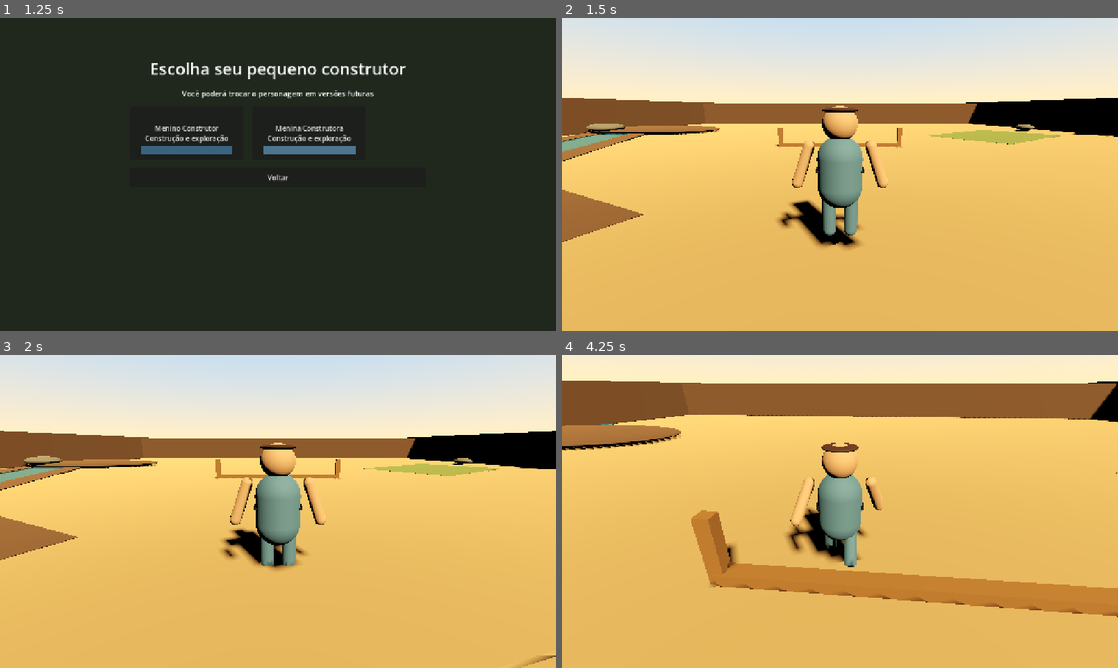
Above: before the commit, frames 1-4 (two rows, left to right).
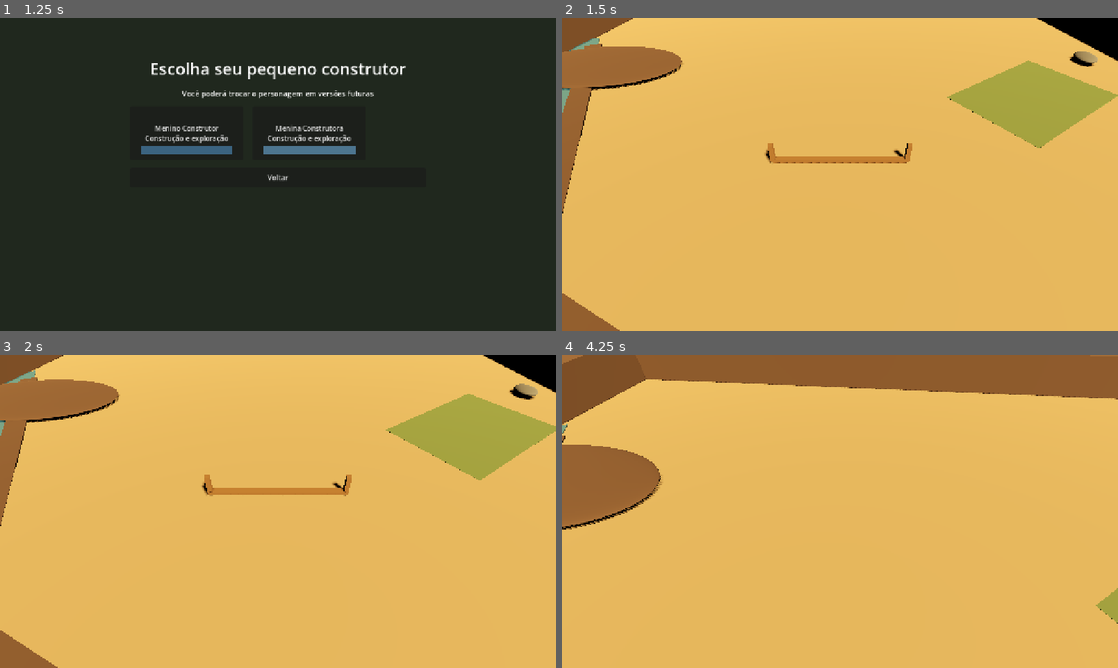
Above: after the commit, the same moments.

Repository: Luizgjunior/pequenosconstrutores
Game: Godot game, scene res://scenes/Main.tscn
The game is run twice, just before and just after one commit, with the same random seed, the same clock (stepped at 60 frames per second) and the same inputs.
Inputs (mouse positions are in pixels of both pictures, inside the frame that each line leads up to):
- Up to frame 1 (1.25 s): click "Novo Jogo" at 0.5 s
- Up to frame 2 (1.5 s): click "Menina Construtora Construção…" at 1.25 s
- Up to frame 3 (2 s): no input
- Up to frame 4 (4.25 s): tap Enter at 2 s; move the mouse to (867, 511) at 2.02 s; hold W (move_forward) from 2.03 s (still down); tap Space (jump) at 2.27, 3.02 s; move the mouse to (812, 511) at 2.77 s; move the mouse to (851, 505) at 3.52 s

Frame 1 is identical in both runs. In frame 2, 47% of the frame differs, in the area x 0-100%, y 0-100%; in frame 3, 46%; in frame 4, 35%.

Commit message:
Ajusta câmera para visão superior inclinada

Diff:
--- a/scenes/player/Player.tscn
+++ b/scenes/player/Player.tscn
@@ -112,9 +112,9 @@
 mesh = SubResource("BoxMesh_accessory")
 
 [node name="CameraPivot" type="Node3D" parent="."]
-transform = Transform3D(1, 0, 0, 0, 1, 0, 0, 0, 1, 0, 1.45, 0)
+transform = Transform3D(1, 0, 0, 0, 0.707107, -0.707107, 0, 0.707107, 0.707107, 0, 1.8, 0)
 
 [node name="Camera3D" type="Camera3D" parent="CameraPivot"]
-transform = Transform3D(1, 0, 0, 0, 0.965926, 0.258819, 0, -0.258819, 0.965926, 0, 0.35, 3.4)
+transform = Transform3D(1, 0, 0, 0, 1, 0, 0, 0, 1, 0, 5, 6)
 current = true
-fov = 65.0
+fov = 55.0
--- a/scripts/player/PlayerController.gd
+++ b/scripts/player/PlayerController.gd
@@ -4,8 +4,7 @@
 @export var move_speed := 5.0
 @export var jump_velocity := 5.0
 @export var mouse_sensitivity := 0.0025
-@export var min_camera_pitch := -55.0
-@export var max_camera_pitch := 35.0
+@export var fixed_camera_pitch_degrees := -45.0
 
 @onready var camera_pivot: Node3D = $CameraPivot
 @onready var body_mesh: MeshInstance3D = $VisualRoot/Body
@@ -22,7 +21,6 @@
 @onready var accessory_root: Node3D = $VisualRoot/Accessories
 
 var gravity: float = ProjectSettings.get_setting("physics/3d/default_gravity")
-var camera_pitch := 0.0
 var mouse_is_captured := true
 var raw_movement_input := Vector2.ZERO
 var walk_time := 0.0
@@ -36,6 +34,7 @@
 	_ensure_default_input_actions()
 	_store_default_limb_pose()
 	_apply_selected_character()
+	_apply_camera_pitch()
 	_capture_mouse()
 	print("Player carregado: WASD move, Espaço pula, ESC alterna o mouse.")
 
@@ -52,7 +51,7 @@
 		return
 
 	if mouse_is_captured and event is InputEventMouseMotion:
-		_update_camera_rotation(event.relative)
+		_update_horizontal_rotation(event.relative)
 
 
 func _physics_process(delta: float) -> void:
@@ -148,14 +147,12 @@
 	return ((right * input_vector.x) + (forward * -input_vector.y)).normalized()
 
 
-func _update_camera_rotation(mouse_delta: Vector2) -> void:
+func _update_horizontal_rotation(mouse_delta: Vector2) -> void:
 	rotate_y(-mouse_delta.x * mouse_sensitivity)
-	camera_pitch = clamp(
-		camera_pitch - mouse_delta.y * mouse_sensitivity,
-		deg_to_rad(min_camera_pitch),
-		deg_to_rad(max_camera_pitch)
-	)
-	camera_pivot.rotation.x = camera_pitch
+
+
+func _apply_camera_pitch() -> void:
+	camera_pivot.rotation.x = deg_to_rad(fixed_camera_pitch_degrees)
 
 
 func _toggle_mouse_capture() -> void:
